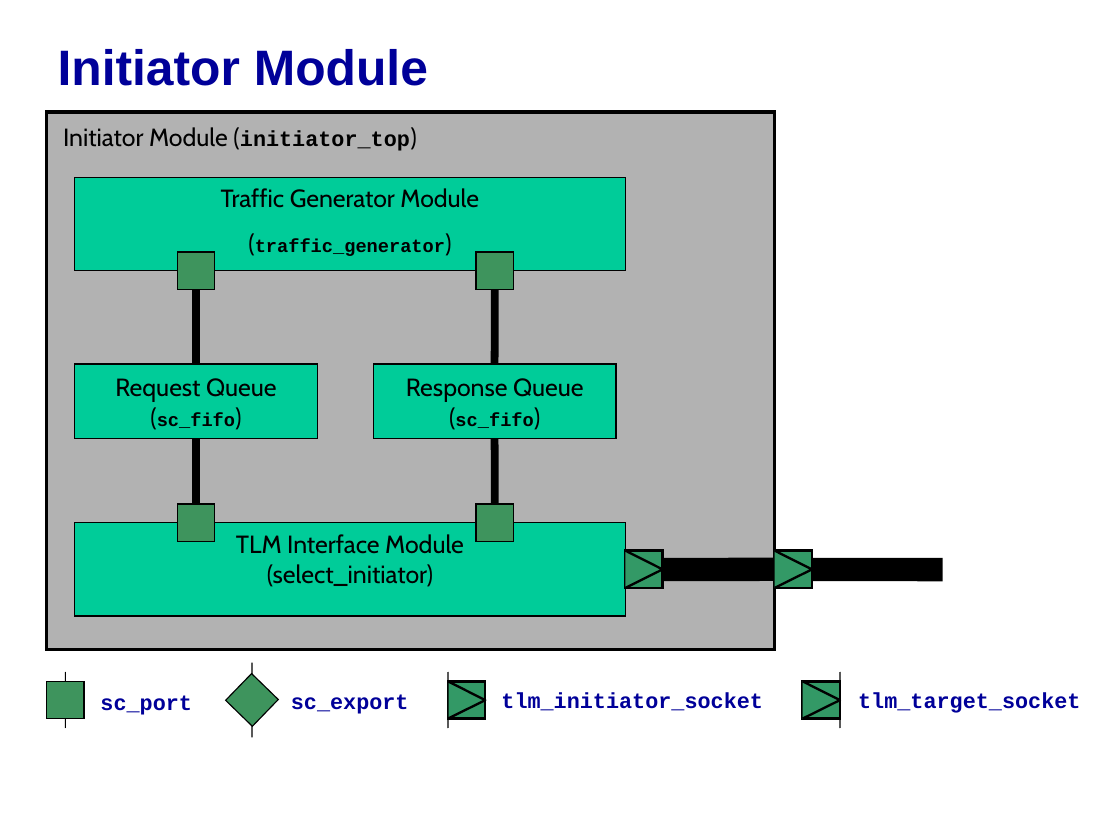
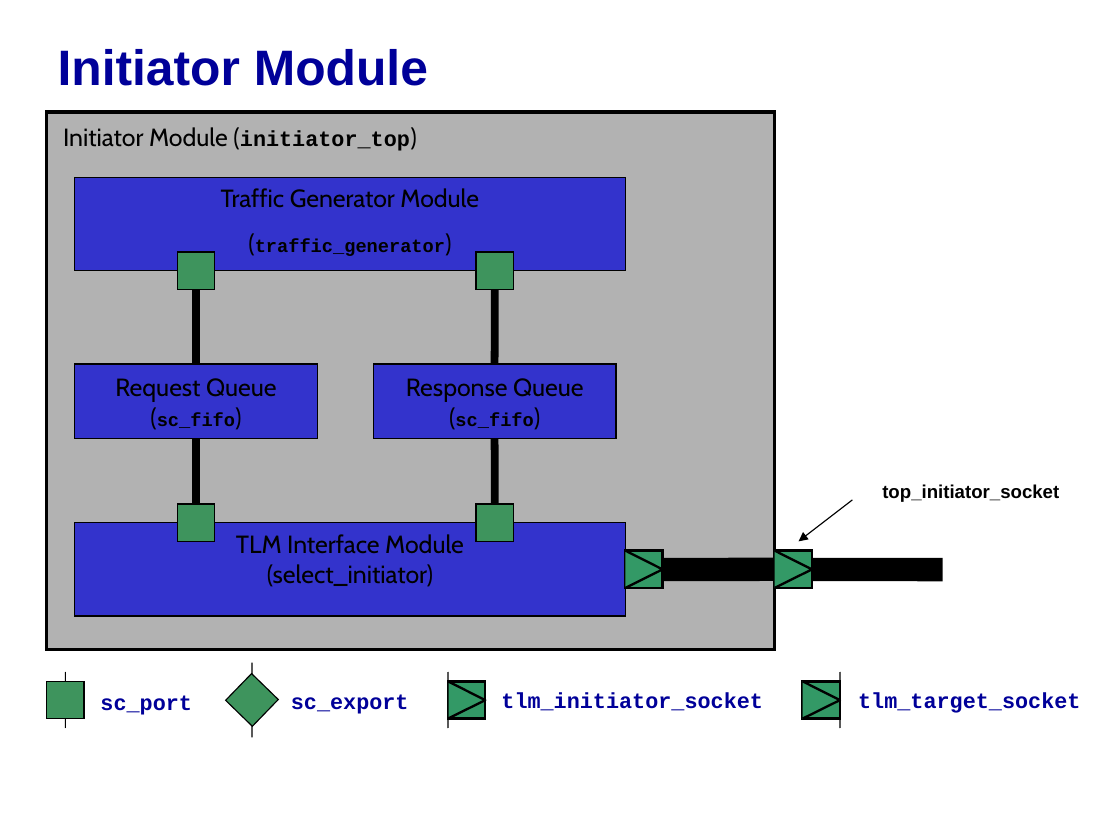
Before and after one commit to accellera-official/systemc, a slide deck: slide 7 of examples/tlm/at_1_phase/docs/at_1_phase_example_system.ppt. Drawn at 1120x840 pixels with LibreOffice and Linux fonts; fonts in the diff are those of the drawing; background and template pictures are left out. Boxes give left, top, right and bottom in pixels: in the first picture for what was removed or moved away, otherwise in the second. Text is boxed around its words. In the diff, an @@ line names an element or a change of style, - is before the commit and + after.

```diff
--- a/examples/tlm/at_1_phase/docs/at_1_phase_example_system.ppt
+++ b/examples/tlm/at_1_phase/docs/at_1_phase_example_system.ppt
@@ fill #00CC99 to #3333CC in 4 elements at <box>75,523,626,616</box>, <box>75,177,626,270</box>, <box>75,364,318,439</box>, <box>373,364,616,439</box> @@
@@ arrow added from (852, 500) to (799, 541), #000000 0.74 pt @@
@@ text added at <box>882,484,1059,502</box>, 12 pt, text #000000, bold @@
+top_initiator_socket
```
Also in this commit, not shown: 6 other slides changed, 1 slide added, 3 slides removed.
